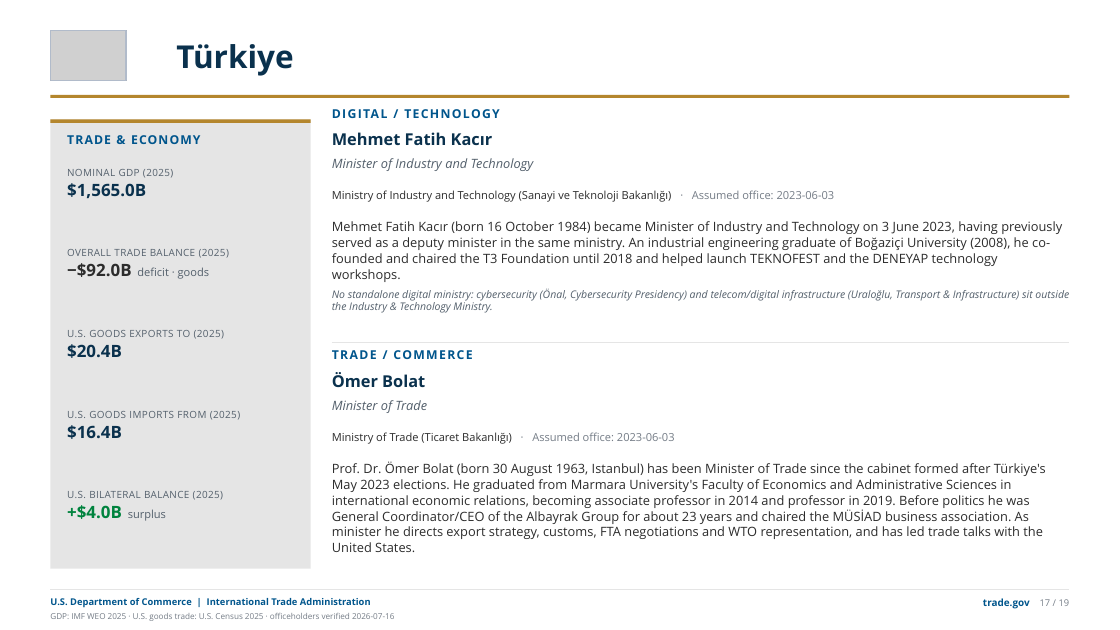
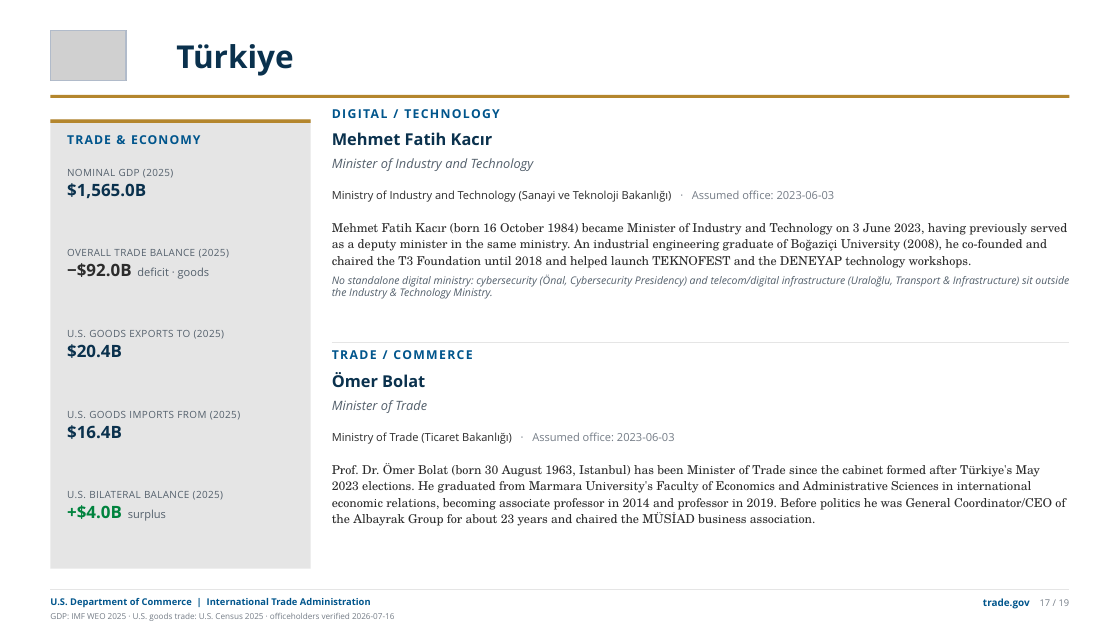
Before and after one commit to jsilbs18-cloud/Photo, a slide deck: slide 21 of output/g20-ministers-trade-deck.pptx. Drawn at 1120x630 pixels with LibreOffice and Linux fonts; fonts in the diff are those of the drawing; grey boxes stand for pictures. Boxes give left, top, right and bottom in pixels: in the first picture for what was removed or moved away, otherwise in the second. Text is boxed around its words. In the diff, an @@ line names an element or a change of style, - is before the commit and + after.

```diff
--- a/output/g20-ministers-trade-deck.pptx
+++ b/output/g20-ministers-trade-deck.pptx
@@ text at [332,223,1068,268]: size 11 to 10.5 pt, font Open Sans to TeX Gyre Schola in "Mehmet Fatih Kacır (born 16 October 1984) ..."; line spacing 1.03 to 1.12 @@
@@ text at [332,463,1065,526]: text changed; size 11 to 10.5 pt; font Open Sans to TeX Gyre Schola @@
-Prof. Dr. Ömer Bolat (born 30 August 1963, Istanbul) has been Minister of Trade since the cabinet formed after Türkiye's May 2023 elections. He graduated from Marmara University's Faculty of Economics and Administrative Sciences in international economic relations, becoming associate professor in 2014 and professor in 2019. Before politics he was General Coordinator/CEO of the Albayrak Group for about 23 years and chaired the MÜSİAD business association. As minister he directs export strategy, customs, FTA negotiations and WTO representation, and has led trade talks with the United States.
+Prof. Dr. Ömer Bolat (born 30 August 1963, Istanbul) has been Minister of Trade since the cabinet formed after Türkiye's May 2023 elections. He graduated from Marmara University's Faculty of Economics and Administrative Sciences in international economic relations, becoming associate professor in 2014 and professor in 2019. Before politics he was General Coordinator/CEO of the Albayrak Group for about 23 years and chaired the MÜSİAD business association.
```
Also in this commit, not shown: 21 other slides changed, 13 other files.
